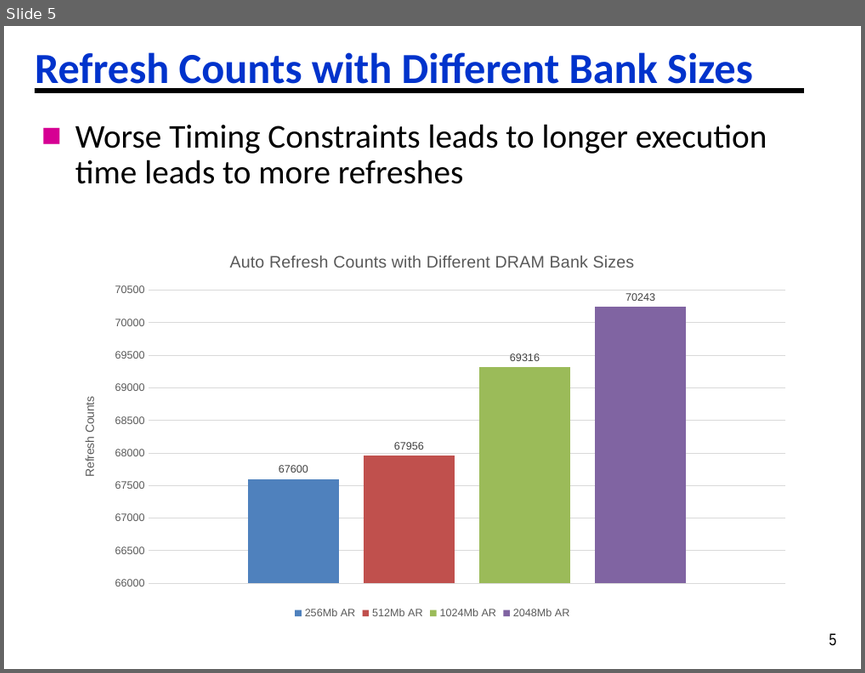
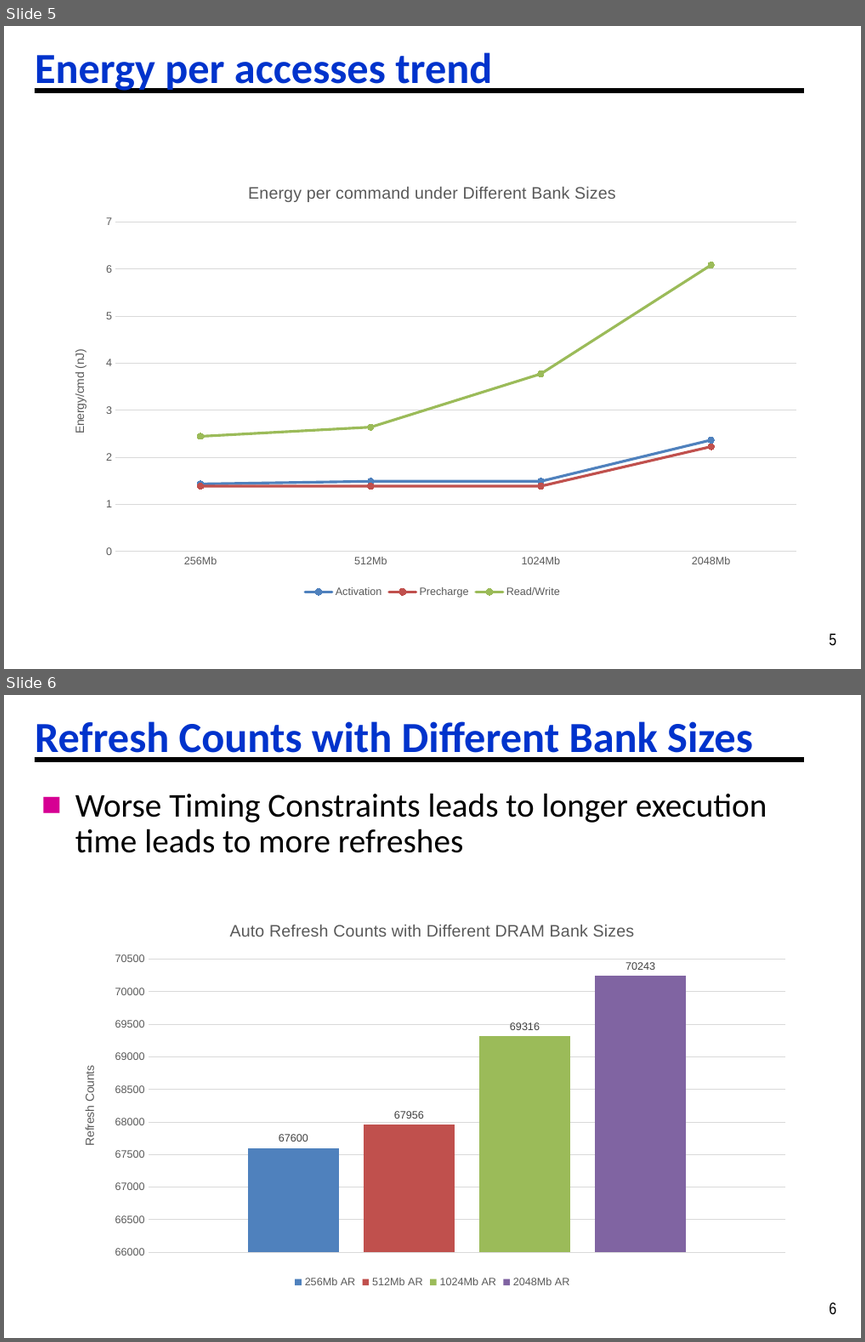
Before and after one commit to ph1223/Dram_controller, a slide deck: DRAM_System_Analysis/2025_06_25_Different_Bank_Sizes_Analysis.pptx. Shown one above the other, each under a label of ours: slide 5 before the commit, slides 5 and 6 after it. The pictures are 865x673 and 865x1342 pixels, drawn with LibreOffice and Linux fonts; fonts in the diff are those of the drawing. Boxes give left, top, right and bottom in pixels: in the first picture for what was removed or moved away, otherwise in the second. Text is boxed around its words. In the diff, an @@ line names an element or a change of style, - is before the commit and + after.

```diff
--- a/DRAM_System_Analysis/2025_06_25_Different_Bank_Sizes_Analysis.pptx
+++ b/DRAM_System_Analysis/2025_06_25_Different_Bank_Sizes_Analysis.pptx
@@ slide 5 added at <box>4,26,861,669</box>, background #FFFFFF; not listed: 2 template elements that a slide beside it also shows @@
@@ title added at <box>35,52,492,92</box>, 36 pt, text #0033CC, bold @@
+Energy per accesses trend
@@ line chart added at <box>53,166,812,601</box> @@
+title "Energy per command under Different Bank Sizes "
+categories: 256Mb, 512Mb, 1024Mb, 2048Mb
+Activation: 1.4, 1.5, 1.5, 2.4
+Precharge: 1.4, 1.4, 1.4, 2.2
+Read/Write: 2.4, 2.6, 3.8, 6.1
@@ what was slide 5 is now slide 6 @@
@@ page number at <box>828,1302,836,1314</box>: text changed @@
-5
+6
```
Also in this commit, not shown: 5 slides changed, 15 other files.
